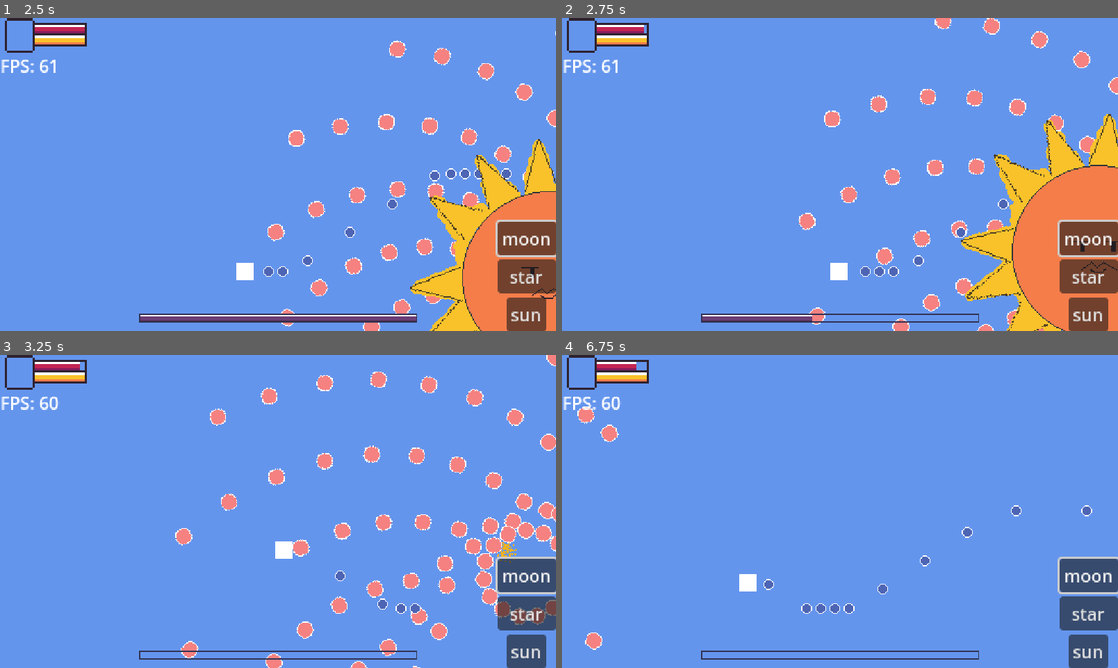
Above: before the commit, frames 1-4 (two rows, left to right).
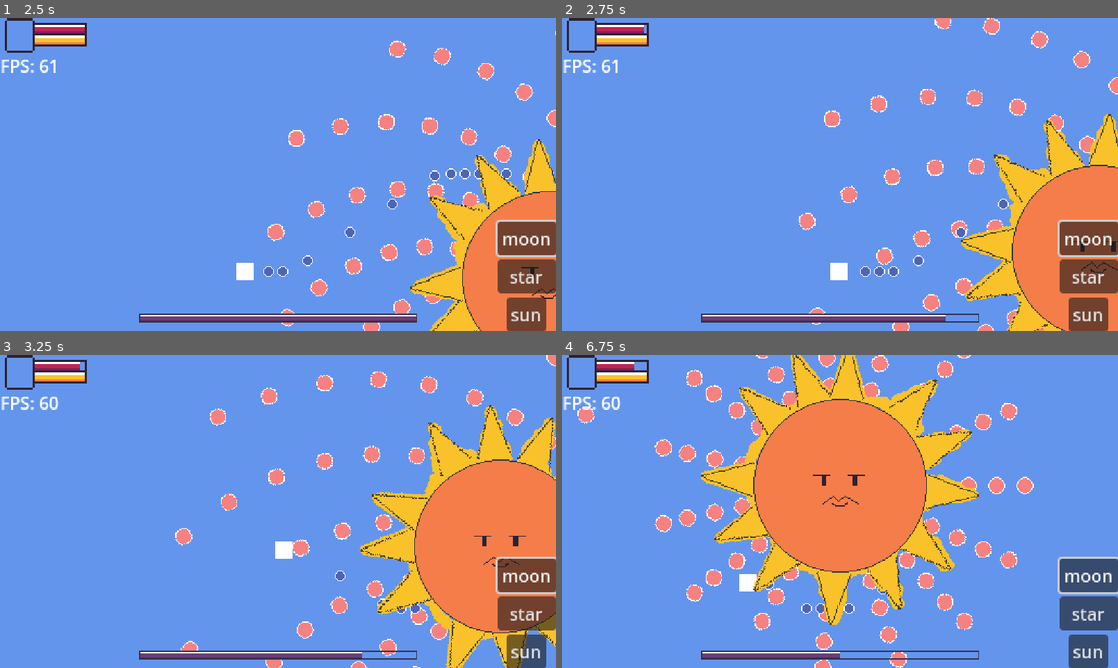
Above: after the commit, the same moments.

Repository: Amanda-Furtado/Bullet-Hell-Jam-5
Game: Godot game, scene res://Game/Worlds/TheSunLevel.tscn
Same seed, same stepped clock (60 frames per second), same inputs: the game is played once before the commit and once after it. This scene is started directly instead of the project's main scene.
Inputs:
- Up to frame 1 (2.5 s): hold D (right_key) 0.53-1.28 s; hold S (down_key) 1.28-2.03 s; hold D (right_key) from 2.03 s (still down)
- Up to frame 2 (2.75 s): keep holding D (right_key)
- Up to frame 3 (3.25 s): release D (right_key) at 2.78 s; hold W (up_key) from 2.78 s (still down)
- Up to frame 4 (6.75 s): release W (up_key) at 3.53 s; hold A (left_key) 3.53-5.03 s; hold S (down_key) 5.03-5.78 s; hold D (right_key) 5.78-6.53 s; hold W (up_key) from 6.53 s (still down)

Frame 1 is identical in both runs. In frame 2, 0.5% of the frame differs, in the area x 45-69%, y 94-97%; in frame 3, 18%; in frame 4, 29%, in the area x 4-96%, y 0-100%.
Error before the commit: Invalid access to property or key 'on_phase2' on a base object of type 'previously freed'. (res://Game/Worlds/sun_path_follow.gd:40)

Commit message:
music music music

Diff:
--- a/Game/Bosses/The Moon/Scripts/TheMoon.gd
+++ b/Game/Bosses/The Moon/Scripts/TheMoon.gd
@@ -3,7 +3,7 @@
 
 signal touch_top
 signal touch_bot
-
+signal phase2_in_course
 
 @onready var player = get_tree().get_first_node_in_group("players")
 @onready var boss_hurtbox = $bossHurtbox
@@ -39,6 +39,7 @@
 		if on_phase2:
 			return
 		if stats.health <= og_health/2:
+			phase2_in_course.emit()
 			on_phase2 = true
 			boss_sprites.play("phase2"))
 
--- a/Game/Bosses/The Sun/TheSun.tscn
+++ b/Game/Bosses/The Sun/TheSun.tscn
@@ -83,7 +83,7 @@
 
 [node name="Stats" type="Node" parent="."]
 script = ExtResource("4_gl2ej")
-health = 100
+health = 500
 
 [node name="Hurt" type="Node" parent="." node_paths=PackedStringArray("stats", "hurtbox")]
 script = ExtResource("5_cgnge")
--- a/Game/Worlds/Scripts/TheMoonLevel.gd
+++ b/Game/Worlds/Scripts/TheMoonLevel.gd
@@ -5,11 +5,23 @@
 @onready var moon_sea = $MoonSea
 @onready var moon_path_follow = $Path2D/MoonPathFollow
 
+@onready var phase_1_music = $Phase1Music
+@onready var phase_2_music = $Phase2Music
+
 
 func _ready() -> void:
 	super()
+
+
 	RenderingServer.set_default_clear_color(Color.ROYAL_BLUE)
 	#boss related
+
+	phase_1_music.play()
+
+	boss.phase2_in_course.connect(func():
+		phase_1_music.stop()
+		phase_2_music.play())
+
 	boss.touch_top.connect(func():
 		if boss.on_phase2:
 			moon_sea.ocean_phase2()
--- a/Game/Worlds/Scripts/TheSunLevel.gd
+++ b/Game/Worlds/Scripts/TheSunLevel.gd
@@ -2,8 +2,15 @@
 
 
 @onready var path_follow_2d = $Path2D/PathFollow2D
+@onready var phase_1_music = $Phase1Music
+@onready var phase_2_music = $Phase2Music
 
 
 func _ready() -> void:
 	super()
+	phase_1_music.play()
 	RenderingServer.set_default_clear_color(Color.CORNFLOWER_BLUE)
+	boss.start_phase2.connect(func():
+		phase_1_music.stop()
+		phase_2_music.play()
+		)
--- a/Game/Worlds/TheMoonLevel.tscn
+++ b/Game/Worlds/TheMoonLevel.tscn
@@ -7,6 +7,8 @@
 [ext_resource type="PackedScene" uid="uid://c78ehdrxbyqf0" path="res://Game/User Interface/HUD.tscn" id="5_xptiv"]
 [ext_resource type="Script" path="res://Game/Worlds/moon_path_follow.gd" id="6_fg75b"]
 [ext_resource type="PackedScene" uid="uid://bxe5nh2ej1176" path="res://Game/User Interface/DebugMenu.tscn" id="7_vksdh"]
+[ext_resource type="AudioStream" uid="uid://wfuut013riu8" path="res://Music and Sounds/Musics/phase1.mp3" id="8_woe1d"]
+[ext_resource type="AudioStream" uid="uid://dxp32e78qpvgd" path="res://Music and Sounds/Musics/phase2.mp3" id="9_vp0mj"]
 
 [sub_resource type="TileSet" id="TileSet_r7jav"]
 physics_layer_0/collision_layer = 1
@@ -71,5 +73,9 @@
 [node name="PointTimer" type="Timer" parent="Path2D/MoonPathFollow"]
 one_shot = true
 
-[node name="LevelMusic" type="AudioStreamPlayer" parent="."]
+[node name="Phase1Music" type="AudioStreamPlayer" parent="."]
+stream = ExtResource("8_woe1d")
 bus = &"Music"
+
+[node name="Phase2Music" type="AudioStreamPlayer" parent="."]
+stream = ExtResource("9_vp0mj")
--- a/Game/Worlds/TheSunLevel.tscn
+++ b/Game/Worlds/TheSunLevel.tscn
@@ -7,6 +7,8 @@
 [ext_resource type="PackedScene" uid="uid://bxe5nh2ej1176" path="res://Game/User Interface/DebugMenu.tscn" id="3_o37nm"]
 [ext_resource type="PackedScene" uid="uid://c78ehdrxbyqf0" path="res://Game/User Interface/HUD.tscn" id="4_4txsr"]
 [ext_resource type="Script" path="res://Game/Worlds/sun_path_follow.gd" id="5_swusq"]
+[ext_resource type="AudioStream" uid="uid://201rxnbqqhux" path="res://Music and Sounds/Musics/another_phase1.mp3" id="8_v3cj6"]
+[ext_resource type="AudioStream" uid="uid://d0an7eluobvxf" path="res://Music and Sounds/Musics/another_phase2.mp3" id="9_xbmg4"]
 
 [sub_resource type="TileSetAtlasSource" id="TileSetAtlasSource_s457o"]
 texture = ExtResource("1_i6l0t")
@@ -125,3 +127,10 @@
 [node name="pointTimer" type="Timer" parent="Path2D/PathFollow2D"]
 wait_time = 2.0
 one_shot = true
+
+[node name="Phase1Music" type="AudioStreamPlayer" parent="."]
+stream = ExtResource("8_v3cj6")
+bus = &"Music"
+
+[node name="Phase2Music" type="AudioStreamPlayer" parent="."]
+stream = ExtResource("9_xbmg4")
Not shown: 1 places in Game/Worlds/TheMoonLevel.tscn that only renumber resources
Not shown: 1 places in Game/Worlds/TheSunLevel.tscn that only renumber resources
Not shown, changed: Music and Sounds/Musics/another_phase1.mp3.import
Not shown, changed: Music and Sounds/Musics/another_phase2.mp3.import
Not shown, changed: Music and Sounds/Musics/phase1.mp3.import
Not shown, changed: Music and Sounds/Musics/phase2.mp3.import
Not shown, changed: Music and Sounds/ocean_waves.mp3.import
